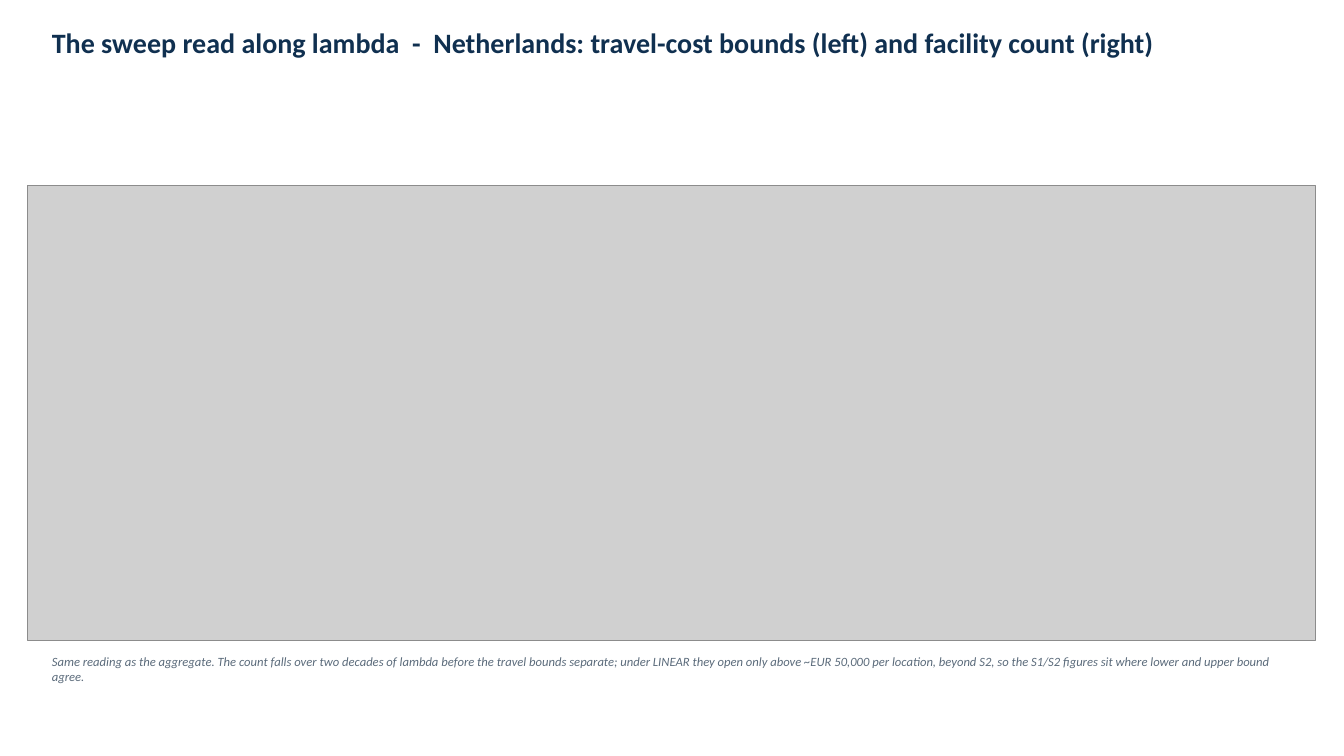
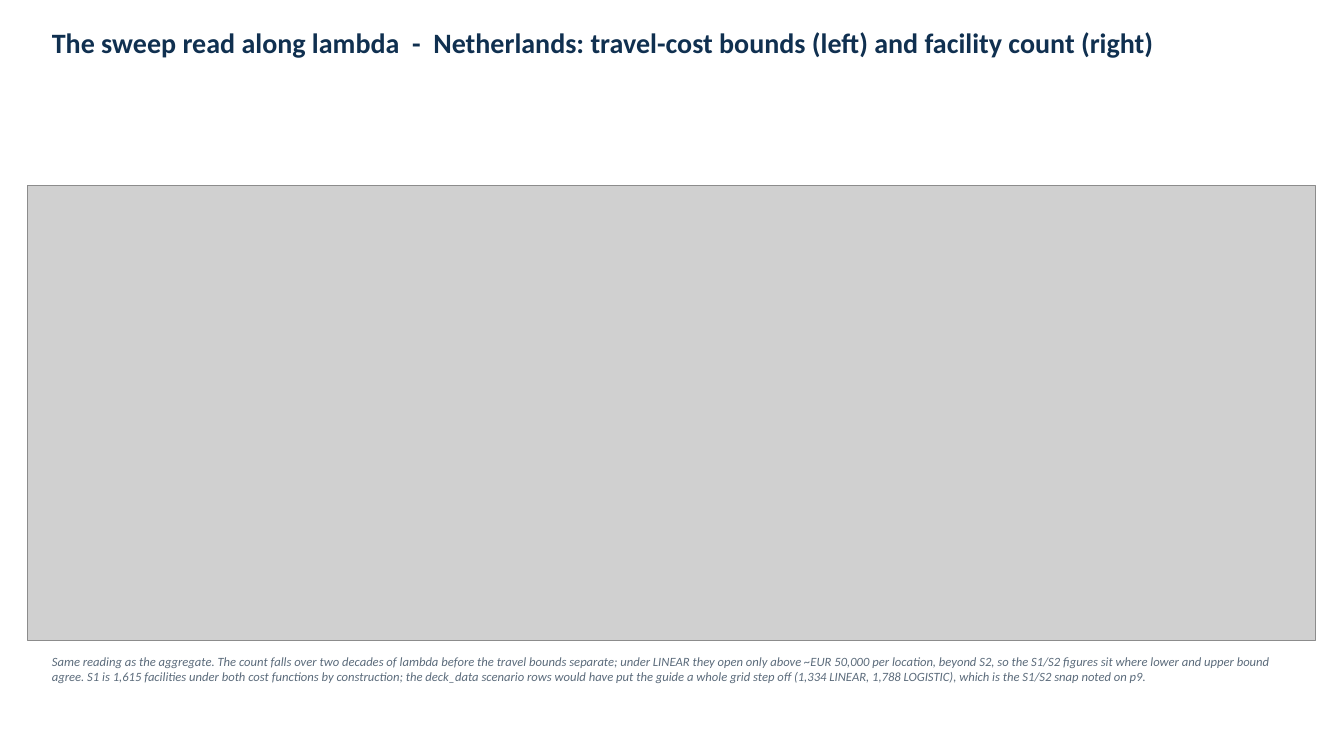
Before and after one commit to ObjectVision/NetworkModel_EU, a slide deck: slide 66 of doc/lambda_sweep5.pptx. Drawn at 1344x756 pixels with LibreOffice and Linux fonts; fonts in the diff are those of the drawing; grey boxes stand for pictures. Boxes give left, top, right and bottom in pixels: in the first picture for what was removed or moved away, otherwise in the second. Text is boxed around its words. In the diff, an @@ line names an element or a change of style, - is before the commit and + after.

```diff
--- a/doc/lambda_sweep5.pptx
+++ b/doc/lambda_sweep5.pptx
@@ text at [52,657,1269,683]: text changed @@
-Same reading as the aggregate. The count falls over two decades of lambda before the travel bounds separate; under LINEAR they open only above ~EUR 50,000 per location, beyond S2, so the S1/S2 figures sit where lower and upper bound agree.
+Same reading as the aggregate. The count falls over two decades of lambda before the travel bounds separate; under LINEAR they open only above ~EUR 50,000 per location, beyond S2, so the S1/S2 figures sit where lower and upper bound agree. S1 is 1,615 facilities under both cost functions by construction; the deck_data scenario rows would have put the guide a whole grid step off (1,334 LINEAR, 1,788 LOGISTIC), which is the S1/S2 snap noted on p9.
```
Also in this commit, not shown: 1 other slide changed, 5 other files.
